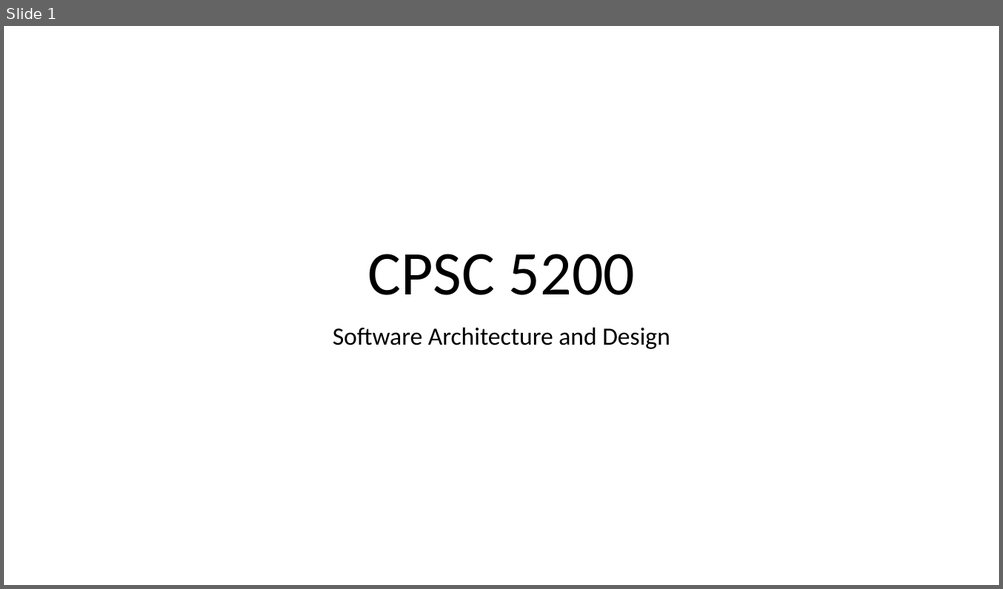
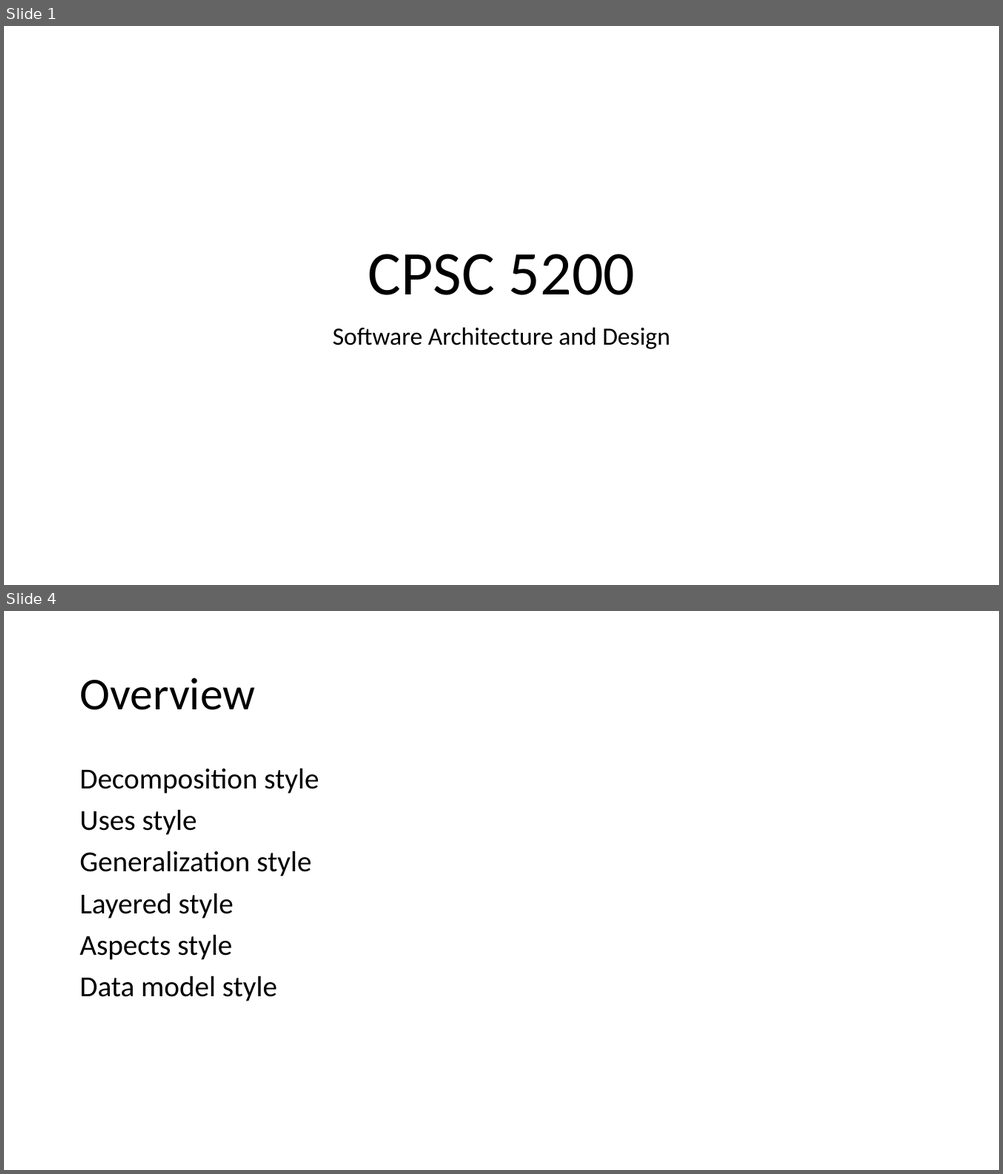
Before and after one commit to IrenaNiu/SU_CPSC_5200_20WQ, a slide deck: lectures/20WQ-02-11 Documenting software architectures.pptx. Shown one above the other, each under a label of ours: slide 1 before the commit, slides 1 and 4 after it; the slides between them are not shown. The pictures are 1003x589 and 1003x1174 pixels, drawn with LibreOffice and Linux fonts; fonts in the diff are those of the drawing. Boxes give left, top, right and bottom in pixels: in the first picture for what was removed or moved away, otherwise in the second. Text is boxed around its words. In the diff, an @@ line names an element or a change of style, - is before the commit and + after.

```diff
--- a/lectures/20WQ-02-11 Documenting software architectures.pptx
+++ b/lectures/20WQ-02-11 Documenting software architectures.pptx
@@ slide 4 added at (x1=4, y1=611, x2=999, y2=1170), background #FFFFFF @@
@@ title added at (x1=79, y1=678, x2=255, y2=710), 44 pt, text #000000 @@
+Overview
@@ text added at (x1=79, y1=768, x2=318, y2=1002), 28 pt, text #000000 @@
+Decomposition style
+Uses style
+Generalization style
+Layered style
+Aspects style
+Data model style
```
Also in this commit, not shown: 24 other slides added.
